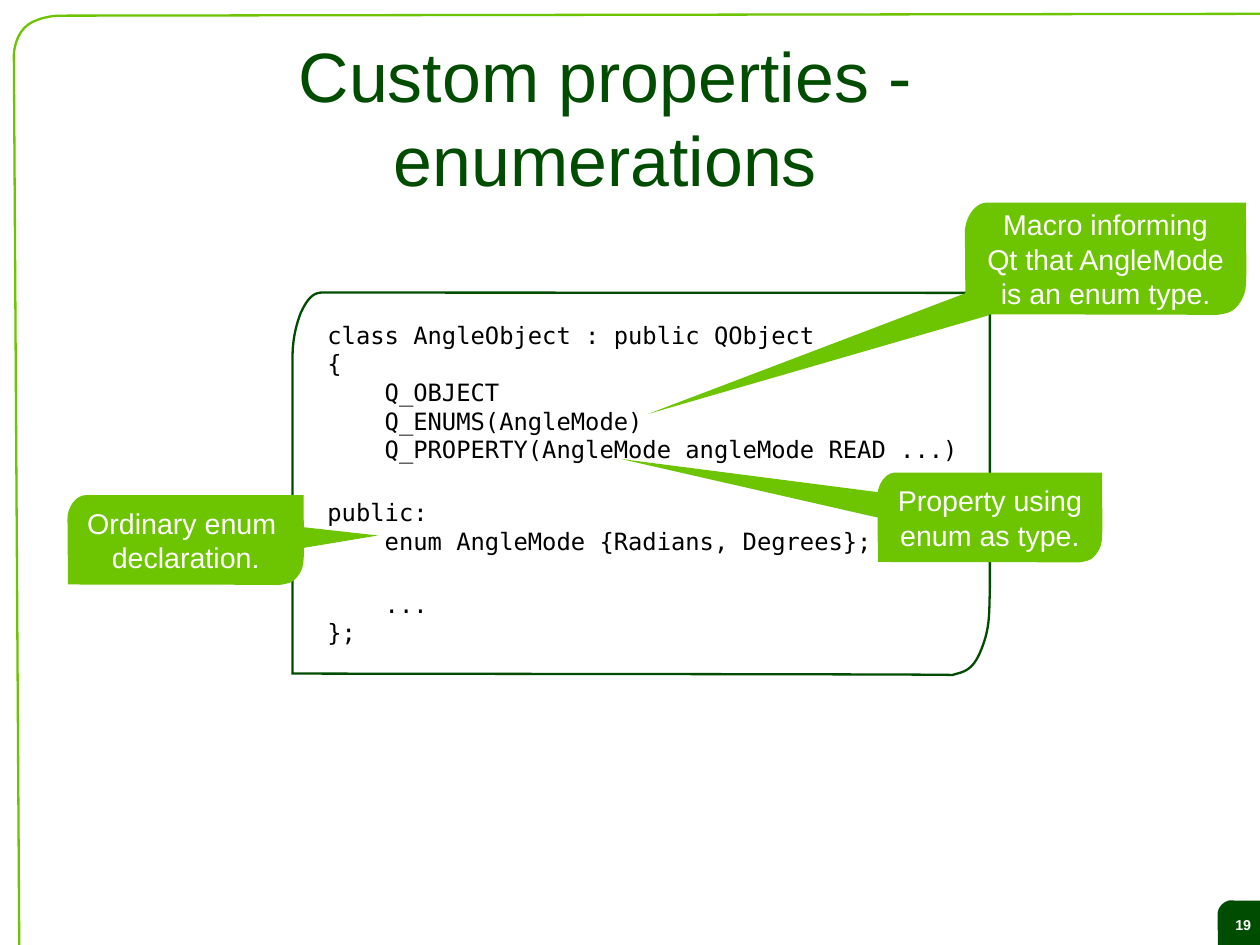
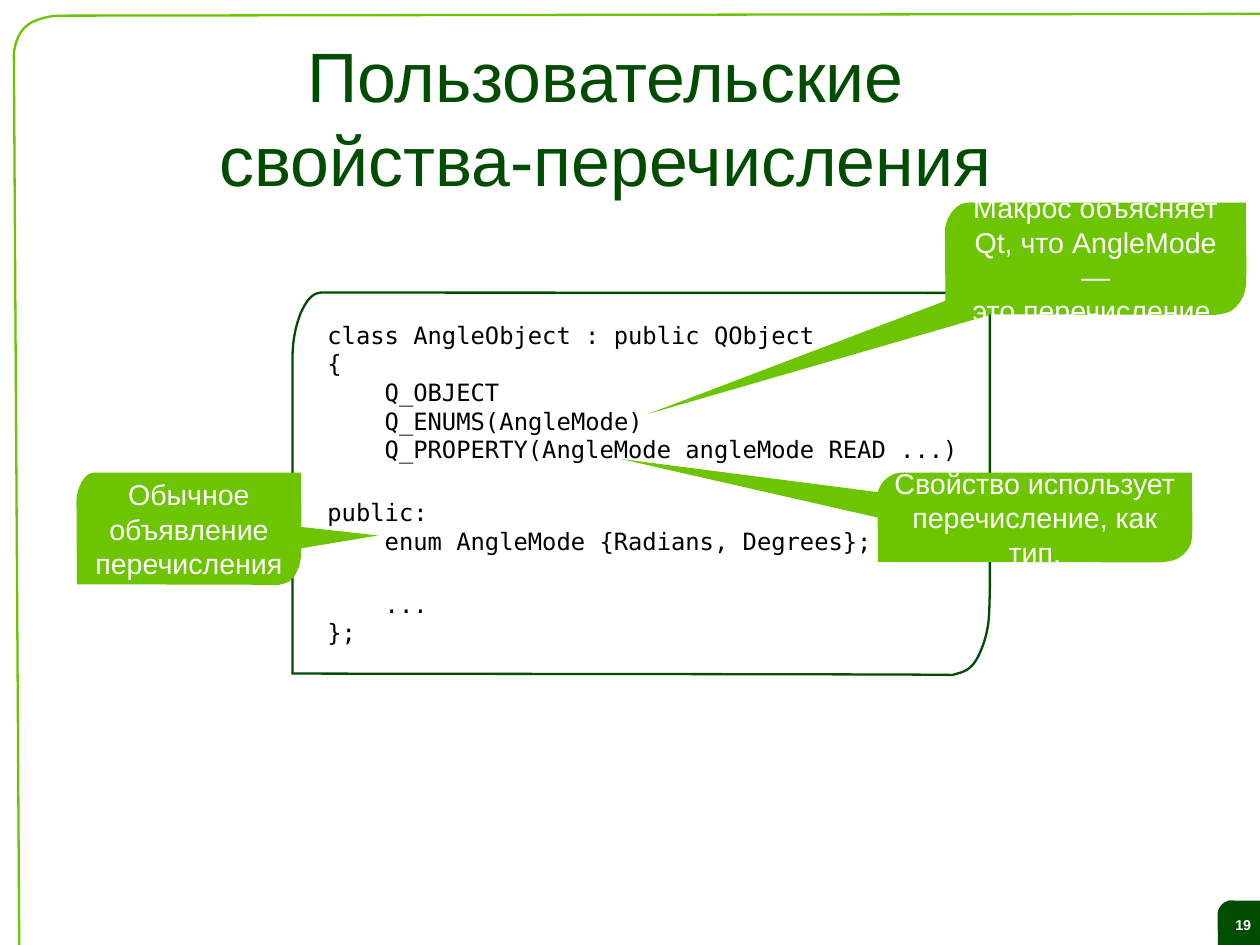
Before and after one commit to saa/qecm, a slide deck: slide 19 of Lectures and Exercises/L02 - The Qt object model and the signal slot concept/L2 Slides.odp. Drawn at 1260x945 pixels with LibreOffice and Linux fonts; fonts in the diff are those of the drawing; background and template pictures are left out. Boxes give left, top, right and bottom in pixels: in the first picture for what was removed or moved away, otherwise in the second. Text is boxed around its words. In the diff, an @@ line names an element or a change of style, - is before the commit and + after.

```diff
--- a/Lectures and Exercises/L02 - The Qt object model and the signal slot concept/L2 Slides.odp
+++ b/Lectures and Exercises/L02 - The Qt object model and the signal slot concept/L2 Slides.odp
@@ title at (x1=219, y1=54, x2=990, y2=199): text changed @@
-Custom properties - enumerations
+Пользовательские свойства-перечисления
@@ freeform shape "Макрос объясняет" resized from (x1=965, y1=202, x2=1246, y2=314) to (x1=946, y1=202, x2=1247, y2=314) @@
@@ text in freeform shape at (x1=973, y1=196, x2=1218, y2=327): text changed @@
-Macro informing
-Qt that AngleMode
-is an enum type.
+Макрос объясняет
+Qt, что AngleMode —
+это перечисление.
@@ freeform shape "Обычное" resized from (x1=67, y1=495, x2=304, y2=585) to (x1=77, y1=472, x2=302, y2=584) @@
@@ freeform shape "Свойство использует" resized from (x1=878, y1=472, x2=1103, y2=563) to (x1=878, y1=472, x2=1194, y2=563) @@
@@ text in freeform shape at (x1=894, y1=472, x2=1175, y2=568): text changed @@
-Property using
-enum as type.
+Свойство использует
+перечисление, как тип.
@@ text in freeform shape at (x1=95, y1=484, x2=282, y2=580): text changed @@
-Ordinary enum
-declaration.
+Обычное
+объявление
+перечисления
```
Also in this commit, not shown: 39 other slides changed, 19 slides added, 19 slides removed, 1 other file.
